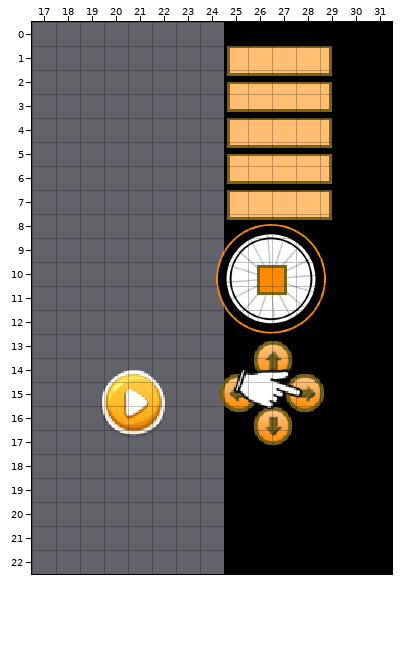
Tiled map (JSON) -- tiled/gamePanelTutorial.json. The picture above is the old version.
Cells are 16x16 px. Shown: x 17..31, y 0..22.
After the commit:
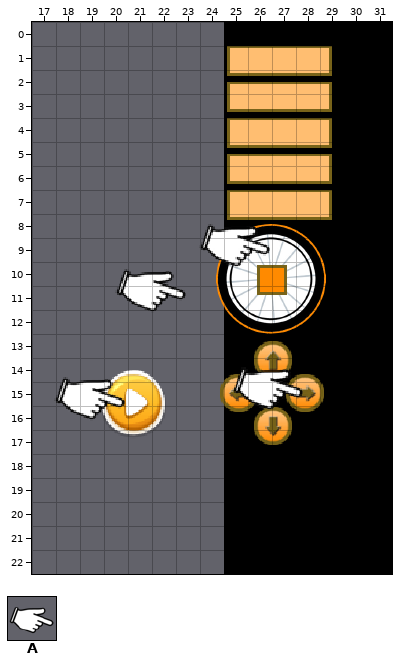
Key: from "instructions": A 24 "hand".
Objects are placed by their top-left corner, in cells (3,4 is the top-left corner of cell 3,4); size is 1x1 cell unless given.
What changed:
Layer "hand":
A new object: A "bikeHand" at 23.9,7.8 size 3.1x2.8.
A new object: A "exitHand" at 20.4,9.7 size 3.1x2.8.
A new object: A "executeHand" at 17.9,14.2 size 3.1x2.8.
